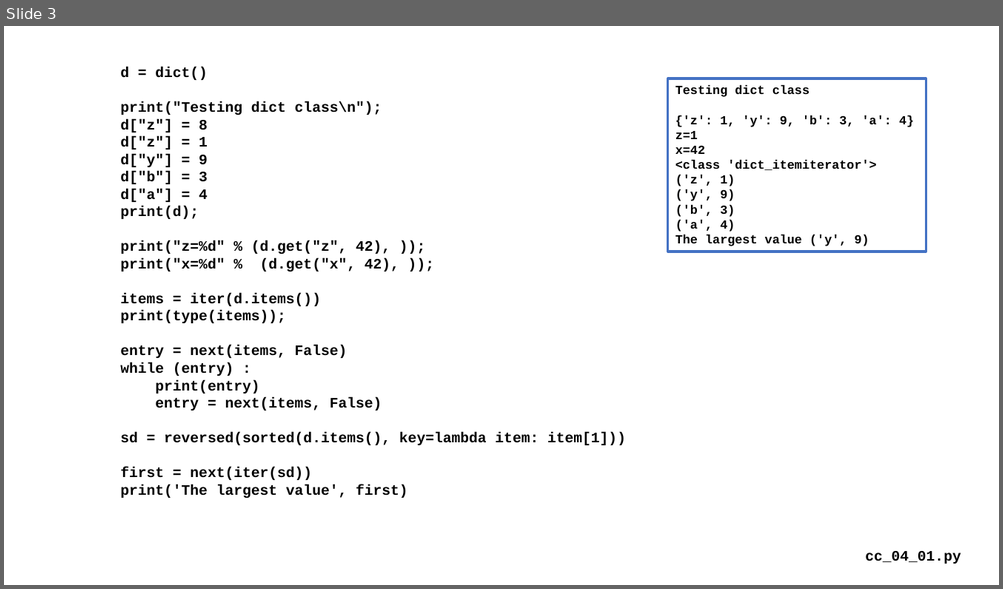
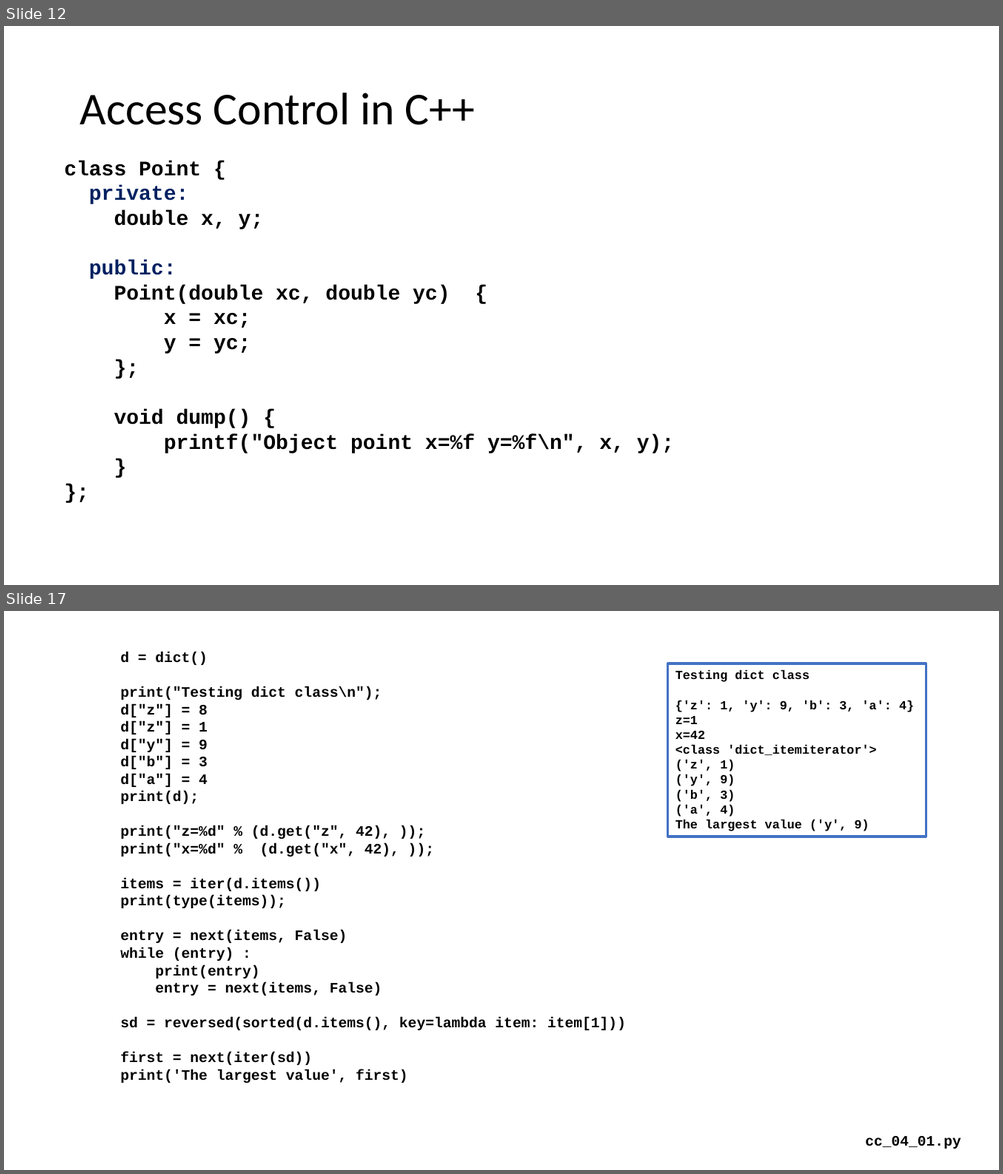
Before and after one commit to csev/cc4e, a slide deck: lectures/CC-04-Maps.pptx. Shown one above the other, each under a label of ours: slide 3 before the commit, slides 12 and 17 after it; the slides between them are not shown. The pictures are 1003x589 and 1003x1174 pixels, drawn with LibreOffice and Linux fonts; fonts in the diff are those of the drawing. Boxes give left, top, right and bottom in pixels: in the first picture for what was removed or moved away, otherwise in the second. Text is boxed around its words. In the diff, an @@ line names an element or a change of style, - is before the commit and + after.

```diff
--- a/lectures/CC-04-Maps.pptx
+++ b/lectures/CC-04-Maps.pptx
@@ slide 12 added at (4,26,999,585), background #FFFFFF @@
@@ title added at (79,93,475,125), 44 pt, text #000000 @@
+Access Control in C++
@@ text added at (64,161,674,454), 20 pt, text #000000, bold @@
+class Point {
+private:
+double x, y;
+public:
+Point(double xc, double yc) {
+x = xc;
+y = yc;
+};
+void dump() {
+printf("Object point x=%f y=%f\n", x, y);
+}
+};
@@ what was slide 3 is now slide 17 @@
```
Also in this commit, not shown: 2 slides changed, 14 other slides added, 1 slide removed, 7 other files.
